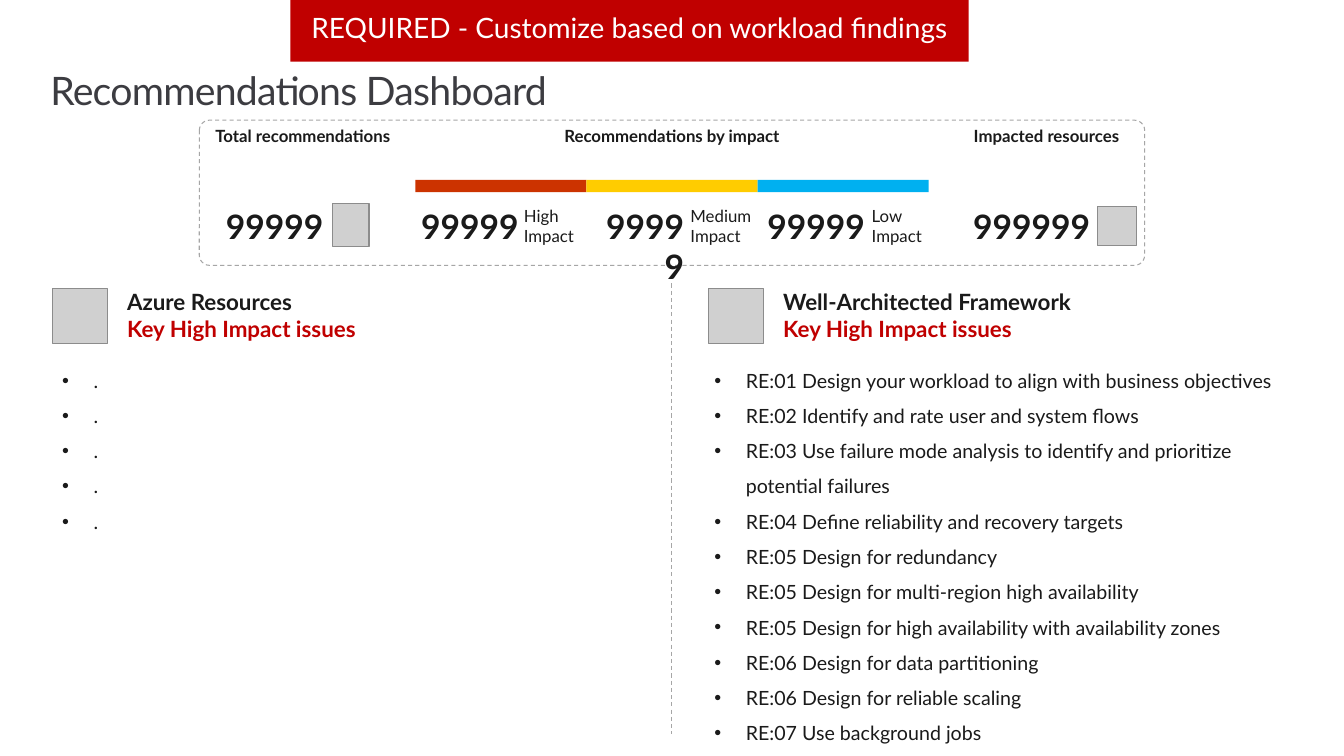
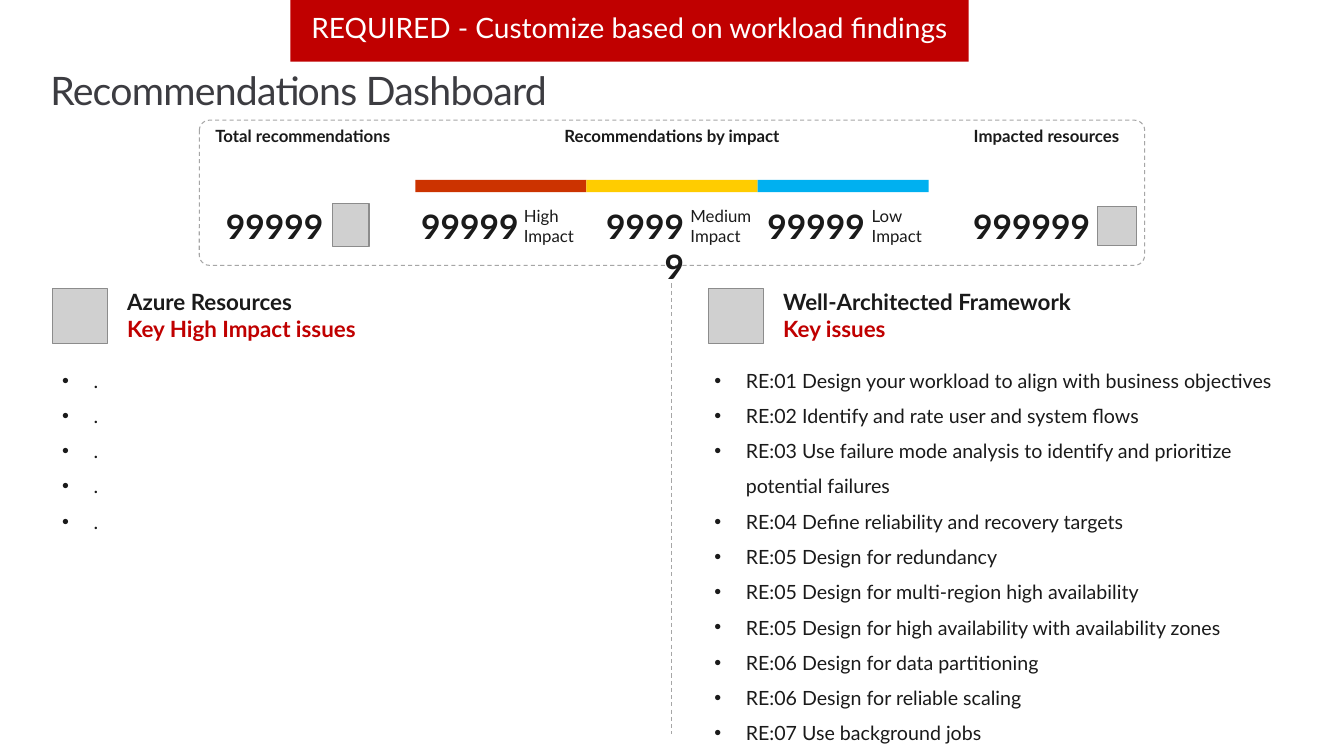
Before and after one commit to Azure/Well-Architected-Reliability-Assessment, a slide deck: slide 17 of src/modules/wara/reports/Mandatory - Executive Summary presentation - Template.pptx. Drawn at 1344x756 pixels with LibreOffice and Linux fonts; fonts in the diff are those of the drawing; grey boxes stand for pictures; background and template pictures are left out. Boxes give left, top, right and bottom in pixels: in the first picture for what was removed or moved away, otherwise in the second. Text is boxed around its words. In the diff, an @@ line names an element or a change of style, - is before the commit and + after.

```diff
--- a/src/modules/wara/reports/Mandatory - Executive Summary presentation - Template.pptx
+++ b/src/modules/wara/reports/Mandatory - Executive Summary presentation - Template.pptx
@@ text at <box>783,320,886,341</box>: text changed @@
-Key High Impact issues
+Key issues
```
Also in this commit, not shown: 1 other slide changed, 1 other file.
